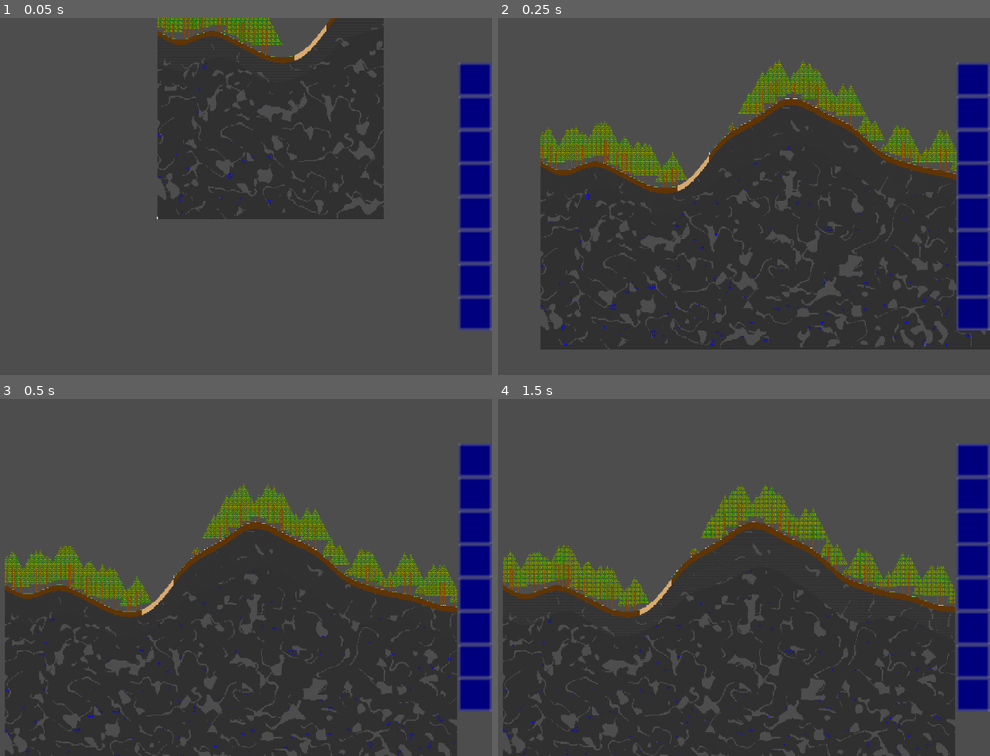
Above: before the commit, frames 1-4 (two rows, left to right).
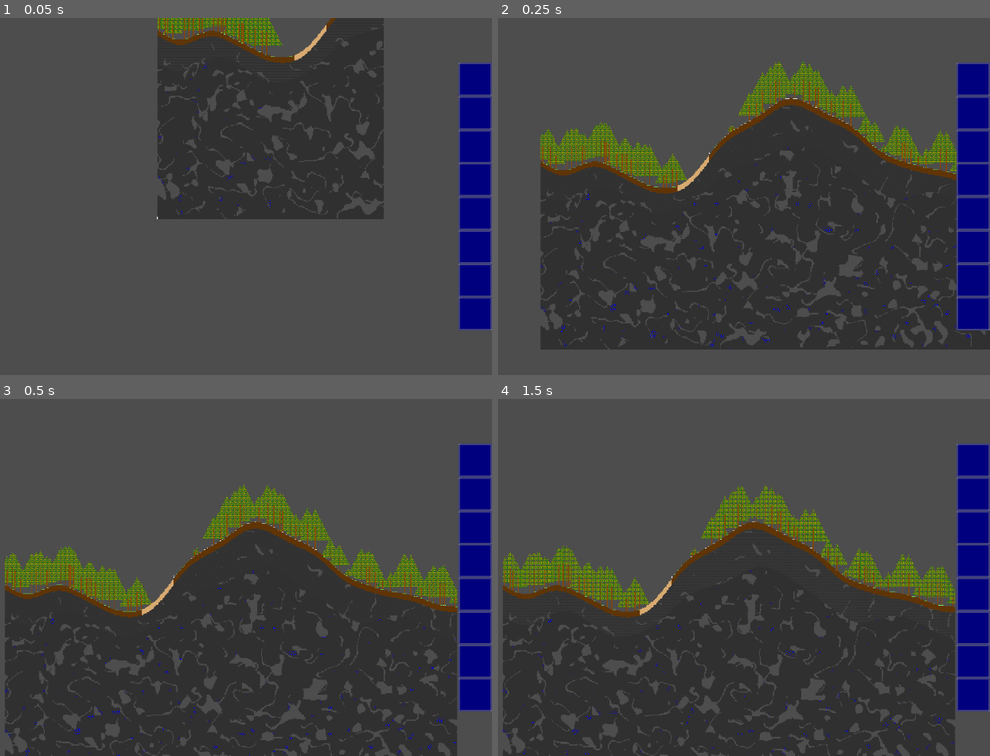
Above: after the commit, the same moments.

Repository: TwigGlenn4/BlockForge
Game: Godot game, scene res://scenes/GameScene/game_scene.tscn
Two runs of this game, one before a commit and one after it. Both use one fixed random seed, a clock stepped at 60 frames per second and the inputs below.
Inputs (mouse positions are in pixels of both pictures, inside the frame that each line leads up to):
- Up to frame 1 (0.05 s): no input
- Up to frame 2 (0.25 s): no input
- Up to frame 3 (0.5 s): no input
- Up to frame 4 (1.5 s): click (975, 459) at 0.52 s; click (975, 459) at 1.27 s

The runs differ from the first frame. In frame 1, 0.5% of the frame differs, in the area x 32-100%, y 0-88%; in frame 2, 1.1%, in the area x 8-100%, y 11-93%; in frame 3, 1.1%; in frame 4, 1.0%.

Commit message:
Hotbar updates contents, occludes world interaction, off-by-one tilemap still broken

Diff:
--- /dev/null
+++ b/assets/textures/main_tileset.tres
@@ -0,0 +1,36 @@
+[gd_resource type="TileSet" format=3 uid="uid://dpfjjvmnau73i"]
+
+[ext_resource type="Texture2D" uid="uid://5a1e7ix4mi3b" path="res://assets/textures/atlas/undefined.png" id="1_bijky"]
+[ext_resource type="Texture2D" uid="uid://bcwqxm7o0po3x" path="res://assets/textures/atlas/terrain.png" id="2_8dvfc"]
+[ext_resource type="Texture2D" uid="uid://bwk8f7aw78c6v" path="res://assets/textures/atlas/portal.png" id="3_lrm22"]
+
+[sub_resource type="TileSetAtlasSource" id="TileSetAtlasSource_iv25o"]
+texture = ExtResource("1_bijky")
+0:0/0 = 0
+
+[sub_resource type="TileSetAtlasSource" id="TileSetAtlasSource_t2i5t"]
+texture = ExtResource("2_8dvfc")
+1:0/0 = 0
+2:0/0 = 0
+3:0/0 = 0
+4:0/0 = 0
+0:0/0 = 0
+6:0/0 = 0
+5:0/0 = 0
+7:0/0 = 0
+8:0/0 = 0
+9:0/0 = 0
+10:0/0 = 0
+
+[sub_resource type="TileSetAtlasSource" id="TileSetAtlasSource_omqh2"]
+texture = ExtResource("3_lrm22")
+0:0/0 = 0
+1:0/0 = 0
+0:1/0 = 0
+1:1/0 = 0
+
+[resource]
+terrain_set_0/mode = 0
+sources/2 = SubResource("TileSetAtlasSource_omqh2")
+sources/1 = SubResource("TileSetAtlasSource_t2i5t")
+sources/0 = SubResource("TileSetAtlasSource_iv25o")
--- a/classes/data_driven/data_texture.gd
+++ b/classes/data_driven/data_texture.gd
@@ -1,13 +1,26 @@
 class_name DataTexture
 
-static var UNDEFINED = DataTexture.new("undefined")
+static var UNDEFINED := DataTexture.new("undefined")
+static var tile_set: TileSet = null
 
-var name:String
-var atlas:int = 0
-var pos:Vector2i = Vector2i(0, 0)
+var name: String
+var atlas: int
+var pos: Vector2i
 
 func _init( texture_name:String, sprite_atlas:int = 0, sprite_pos:Vector2i = Vector2i(0,0) ):
 	name = texture_name
 	atlas = sprite_atlas
 	pos = sprite_pos
 	return
+
+func get_texture() -> Texture2D:
+	# loat tileset only once
+	if tile_set == null:
+		print("[DataTexture] loading tile set")
+		tile_set = load("uid://dpfjjvmnau73i") # res://assets/textures/main_tileset.tres
+
+	var tile_set_source := tile_set.get_source(atlas) as TileSetAtlasSource
+	var texture_region := tile_set_source.get_tile_texture_region(pos)
+	var tile_image := tile_set_source.texture.get_image().get_region(texture_region)
+
+	return ImageTexture.create_from_image(tile_image)
--- a/classes/interacter.gd
+++ b/classes/interacter.gd
@@ -7,6 +7,10 @@
 @onready var world = get_node("/root/GameScene/World")
 @onready var selected_character = get_node("/root/GameScene/World/Character")
 
+@export var world_interactor: Control
+
+signal selected_character_changed(new_char: Character)
+
 var generating_chunks_enabled = false
 
 # move camera to position
@@ -15,6 +19,8 @@
 
 # Called when the node enters the scene tree for the first time.
 func _ready():
+	# select the first character
+	selected_character_changed.emit(selected_character)
 	pass # Replace with function body.
 
 
@@ -136,6 +142,56 @@
 	_input_character_inventory(event)
 	_input_click_pos_test(event)
 
+
+func _input_camera_movement(event: InputEvent) -> void:
+	var new_zoom: Vector2 = zoom
+	if event.is_action_pressed("camera_zoom_in"):
+		new_zoom += Vector2(ZOOM_SPEED, ZOOM_SPEED)
+	if event.is_action_pressed("camera_zoom_out"):
+		new_zoom += Vector2(-ZOOM_SPEED, -ZOOM_SPEED)
+
+	zoom = new_zoom.clamp(Vector2(0.02, 0.02), Vector2(3,3))
+	scale = Vector2(1 / zoom.x, 1 / zoom.y)
+
+	if event.is_action_pressed("print_pointer_location"):
+		print("Mouse is at: ", get_global_mouse_position()/16)
+
+	if Input.is_action_pressed("look_at_portal"): # centers camera on bottom block of portal anim
+		_move_to_block(world.world_portal_pos)
+	if Input.is_action_pressed("look_at_character"):
+		# print("moving to character")selected_character.current_pos
+		_move_to_block(selected_character.current_pos)
+
+func _input_character_inventory(event: InputEvent) -> void:
+	# open inventory
+	if event.is_action_pressed("inventory_open"):
+		# print("[interactor.gd] open inventory")
+		print(selected_character.inventory)
+
+
+func _input_block_interact(block_pos: Vector2i) -> bool:
+	var tile: DataTile = world.get_tile_v(block_pos)
+	if tile != DataTile.UNDEFINED:
+		var job: DataJob = DataJob.new(block_pos, DataJob.TYPE.BREAK)
+		selected_character.add_job(job)
+		return true
+	return false
+
+func _input_click_pos_test(_event: InputEvent) -> void:
+	if Input.is_action_just_pressed("click_right"):
+		var click_pos:Vector2 = get_global_mouse_position()
+		var block_pos:Vector2i = Helpers.pos_pixel_to_block(click_pos)
+		world.place_tile_v(block_pos, DataTile.UNDEFINED)
+		print("[Interactor._input_click_pos_test()] clicked at ", block_pos)
+
+
+
+func _move_to_block(block_pos:Vector2i):
+	lerp_target = Helpers.pos_block_to_pixel(block_pos)
+	lerp_timer = 0
+
+
+func _on_world_interactor_click(_event: InputEvent) -> void:
 	if Input.is_action_just_pressed("click"):
 		var click_pos:Vector2 = get_global_mouse_position()
 
@@ -165,51 +221,3 @@
 				surface_path (selected_character, start, end)
 			print("path finished")
 			# ===== END PATHFIND GENERAL
-
-
-
-func _input_camera_movement(event: InputEvent) -> void:
-	var new_zoom: Vector2 = zoom
-	if event.is_action_pressed("camera_zoom_in"):
-		new_zoom += Vector2(ZOOM_SPEED, ZOOM_SPEED)
-	if event.is_action_pressed("camera_zoom_out"):
-		new_zoom += Vector2(-ZOOM_SPEED, -ZOOM_SPEED)
-
-	zoom = new_zoom.clamp(Vector2(0.02, 0.02), Vector2(3,3))
-	scale = Vector2(1 / zoom.x, 1 / zoom.y)
-
-	if event.is_action_pressed("print_pointer_location"):
-		print("Mouse is at: ", get_global_mouse_position()/16)
-
-	if Input.is_action_pressed("look_at_portal"): # centers camera on bottom block of portal anim
-		_move_to_block(world.world_portal_pos)
-	if Input.is_action_pressed("look_at_character"):
-		# print("moving to character")selected_character.current_pos
-		_move_to_block(selected_character.current_pos)
-
-func _input_character_inventory(event: InputEvent) -> void:
-	# open inventory
-	if event.is_action_pressed("inventory_open"):
-		# print("[interactor.gd] open inventory")
-		selected_character.open_inventory()
-
-func _input_block_interact(block_pos: Vector2i) -> bool:
-	var tile: DataTile = world.get_tile_v(block_pos)
-	if tile != DataTile.UNDEFINED:
-		var job: DataJob = DataJob.new(block_pos, DataJob.TYPE.BREAK)
-		selected_character.add_job(job)
-		return true
-	return false
-
-func _input_click_pos_test(_event: InputEvent) -> void:
-	if Input.is_action_just_pressed("click_right"):
-		var click_pos:Vector2 = get_global_mouse_position()
-		var block_pos:Vector2i = Helpers.pos_pixel_to_block(click_pos)
-		world.place_tile_v(block_pos, DataTile.UNDEFINED)
-		print("[Interactor._input_click_pos_test()] clicked at ", block_pos)
-
-
-
-func _move_to_block(block_pos:Vector2i):
-	lerp_target = Helpers.pos_block_to_pixel(block_pos)
-	lerp_timer = 0
--- a/classes/inventory.gd
+++ b/classes/inventory.gd
@@ -1,10 +1,12 @@
 class_name Inventory
 
 var contents: Array[ItemStack]
+var _contents_changed: bool
 
 
 func _init(num_slots:int = 25) -> void:
 	contents.resize(num_slots)
+	_contents_changed = false
 
 
 func has(item_name:String, count:int = 1) -> int:
@@ -20,6 +22,7 @@
 
 # currently assuming items will be referred to with strings, likely to change.
 func add_items( item_name:String, count:int = 1) -> int:
+	_contents_changed = true
 	print("[Inventory.add_items(%s, %d)]" % [item_name, count])
 	for stack:ItemStack in contents: # for every stack in contents
 		if stack != null and stack.item_name == item_name:    # if the item name matches, increment num_found by the number of items in the stack
@@ -45,6 +48,7 @@
 
 
 func remove_items( item_name:String, count:int = 1) -> int:
+	_contents_changed = true
 	for stack:ItemStack in contents: # for every stack in contents
 		if stack.item_name == item_name:    # if the item name matches, increment num_found by the number of items in the stack
 
@@ -76,3 +80,12 @@
 	output_string = "Inventory(" + str(num_stacks) + "/" + str(contents.size()) + " slots): " + output_string
 
 	return output_string
+
+
+## Check if inventory contents have changed since last check
+func contents_changed_check() -> bool:
+	if _contents_changed:
+		_contents_changed = false
+		return true
+
+	return false
--- a/classes/item_stack.gd
+++ b/classes/item_stack.gd
@@ -63,3 +63,13 @@
 
 func _to_string() -> String:
 	return str(item_name, " ", count)
+
+## Returns a DataItem representing the first available item, or DataItem.UNDEFINED
+func get_item() -> DataItem:
+	if count <= 0:
+		return DataItem.UNDEFINED
+
+	if tracked:
+		return item_list[0]
+
+	return DataItem.all_items[item_name]
--- a/classes/world.gd
+++ b/classes/world.gd
@@ -86,7 +86,7 @@
 	var lx = x % Chunk.WIDTH # local x
 
 	var pos = Vector2i(lx, y)
-	var pos_tile = Vector2i(chunk.cx*Chunk.WIDTH + lx, -1-y)
+	var pos_tile = Vector2i(chunk.cx*Chunk.WIDTH + lx, -y)
 
 	chunk.grid[pos] = tile
 	# tilemap.set_cell(pos_tile, tile.atlas, tile.pos )
@@ -112,7 +112,7 @@
 # place_tile_chunk(): Place a tile based on chunk coordinates. Should be slightly more performant than place_tile where chunk is already known.
 func place_tile_chunk(chunk, x, y, tile):
 	var pos = Vector2i(x, y)
-	var pos_tile = Vector2i(chunk.cx*Chunk.WIDTH + x, -1-y)
+	var pos_tile = Vector2i(chunk.cx*Chunk.WIDTH + x, -y)
 	chunk.grid[pos] = tile
 	# tilemap.set_cell(pos_tile, tile.atlas, tile.sprite )
 	tilemap.set_cell(pos_tile, tile.texture.atlas, tile.texture.pos )
--- a/project.godot
+++ b/project.godot
@@ -108,5 +108,6 @@
 
 [rendering]
 
+textures/canvas_textures/default_texture_filter=0
 renderer/rendering_method="gl_compatibility"
 renderer/rendering_method.mobile="gl_compatibility"
--- /dev/null
+++ b/scenes/GameScene/HotbarSlot/HotbarSlot.tscn
@@ -0,0 +1,58 @@
+[gd_scene format=3 uid="uid://cvwqvrjf6tdsd"]
+
+[ext_resource type="Script" uid="uid://bljh8oyaq86bn" path="res://scenes/GameScene/hotbar_slot.gd" id="1_y0ys2"]
+[ext_resource type="Texture2D" uid="uid://cstlb00ps7s4q" path="res://assets/textures/atlas/inventory_slot.png" id="2_kumi0"]
+
+[sub_resource type="LabelSettings" id="LabelSettings_y0ys2"]
+line_spacing = 0.0
+outline_size = 4
+outline_color = Color(0, 0, 0, 1)
+
+[node name="HotbarSlot" type="Control" unique_id=1975555273 node_paths=PackedStringArray("button_bg", "item_icon", "item_count_label")]
+layout_mode = 3
+anchors_preset = 15
+anchor_right = 1.0
+anchor_bottom = 1.0
+offset_right = -1112.0
+offset_bottom = -608.0
+grow_horizontal = 2
+grow_vertical = 2
+script = ExtResource("1_y0ys2")
+button_bg = NodePath("ButtonBG")
+item_icon = NodePath("ItemIcon")
+item_count_label = NodePath("ItemCountLabel")
+
+[node name="ButtonBG" type="TextureButton" parent="." unique_id=590925680]
+layout_mode = 1
+anchors_preset = 15
+anchor_right = 1.0
+anchor_bottom = 1.0
+grow_horizontal = 2
+grow_vertical = 2
+action_mode = 0
+texture_normal = ExtResource("2_kumi0")
+stretch_mode = 0
+
+[node name="ItemIcon" type="TextureRect" parent="." unique_id=898182870]
+layout_mode = 1
+anchors_preset = -1
+anchor_left = 0.05
+anchor_top = 0.05
+anchor_right = 0.95
+anchor_bottom = 0.95
+grow_horizontal = 2
+grow_vertical = 2
+mouse_filter = 2
+
+[node name="ItemCountLabel" type="Label" parent="." unique_id=731650170]
+layout_mode = 1
+anchors_preset = 15
+anchor_right = 1.0
+anchor_bottom = 1.0
+grow_horizontal = 2
+grow_vertical = 2
+text = "0"
+label_settings = SubResource("LabelSettings_y0ys2")
+horizontal_alignment = 2
+
+[connection signal="pressed" from="ButtonBG" to="." method="_on_button_bg_pressed"]
--- a/scenes/GameScene/game_scene.tscn
+++ b/scenes/GameScene/game_scene.tscn
@@ -1,9 +1,7 @@
 [gd_scene format=3 uid="uid://bkuecm30s0en7"]
 
 [ext_resource type="Script" uid="uid://d2oedqu2fq7x2" path="res://classes/world.gd" id="1_7un8v"]
-[ext_resource type="Texture2D" uid="uid://bcwqxm7o0po3x" path="res://assets/textures/atlas/terrain.png" id="1_r7ng2"]
-[ext_resource type="Texture2D" uid="uid://bwk8f7aw78c6v" path="res://assets/textures/atlas/portal.png" id="2_0q8pn"]
-[ext_resource type="Texture2D" uid="uid://5a1e7ix4mi3b" path="res://assets/textures/atlas/undefined.png" id="2_66lj5"]
+[ext_resource type="TileSet" uid="uid://dpfjjvmnau73i" path="res://assets/textures/main_tileset.tres" id="2_6vc3a"]
 [ext_resource type="Script" uid="uid://kh2fdue00hth" path="res://classes/interacter.gd" id="4_ws153"]
 [ext_resource type="Script" uid="uid://w6yr38jum6jq" path="res://scenes/GameScene/GeneratorProgress.gd" id="5_4gwsg"]
 [ext_resource type="Script" uid="uid://bvnvk8t0nu8bf" path="res://classes/worldgen_v2.gd" id="6_s71n1"]
@@ -11,37 +9,6 @@
 [ext_resource type="Script" uid="uid://buq3rnhdmjljb" path="res://classes/character.gd" id="8_dcpno"]
 [ext_resource type="Texture2D" uid="uid://c145e8oi1b1dq" path="res://assets/textures/entity/character.png" id="8_rfaf3"]
 [ext_resource type="Script" uid="uid://djij37f0hbxgv" path="res://scenes/GameScene/inventory_ui.gd" id="8_rvax8"]
-
-[sub_resource type="TileSetAtlasSource" id="TileSetAtlasSource_iv25o"]
-texture = ExtResource("2_66lj5")
-0:0/0 = 0
-
-[sub_resource type="TileSetAtlasSource" id="TileSetAtlasSource_t2i5t"]
-texture = ExtResource("1_r7ng2")
-1:0/0 = 0
-2:0/0 = 0
-3:0/0 = 0
-4:0/0 = 0
-0:0/0 = 0
-6:0/0 = 0
-5:0/0 = 0
-7:0/0 = 0
-8:0/0 = 0
-9:0/0 = 0
-10:0/0 = 0
-
-[sub_resource type="TileSetAtlasSource" id="TileSetAtlasSource_omqh2"]
-texture = ExtResource("2_0q8pn")
-0:0/0 = 0
-1:0/0 = 0
-0:1/0 = 0
-1:1/0 = 0
-
-[sub_resource type="TileSet" id="TileSet_hv4oi"]
-terrain_set_0/mode = 0
-sources/2 = SubResource("TileSetAtlasSource_omqh2")
-sources/1 = SubResource("TileSetAtlasSource_t2i5t")
-sources/0 = SubResource("TileSetAtlasSource_iv25o")
 
 [node name="GameScene" type="Node2D" unique_id=115789075]
 
@@ -51,16 +18,26 @@
 [node name="Foreground" type="TileMapLayer" parent="World" unique_id=1165209314]
 texture_filter = 1
 use_parent_material = true
-tile_set = SubResource("TileSet_hv4oi")
+tile_set = ExtResource("2_6vc3a")
 
-[node name="Camera2D" type="Camera2D" parent="World" unique_id=1617757319]
+[node name="MainCamera" type="Camera2D" parent="World" unique_id=1617757319 node_paths=PackedStringArray("world_interactor")]
 scale = Vector2(0.5, 0.5)
 zoom = Vector2(0.1, 0.1)
 script = ExtResource("4_ws153")
+world_interactor = NodePath("MainUI/WorldInteractor")
 
-[node name="MainUI" type="CanvasLayer" parent="World/Camera2D" unique_id=1213662016]
+[node name="MainUI" type="CanvasLayer" parent="World/MainCamera" unique_id=1213662016]
+layer = 5
 
-[node name="Control" type="Control" parent="World/Camera2D/MainUI" unique_id=892014576]
+[node name="WorldInteractor" type="Control" parent="World/MainCamera/MainUI" unique_id=1488520241]
+layout_mode = 3
+anchors_preset = 15
+anchor_right = 1.0
+anchor_bottom = 1.0
+grow_horizontal = 2
+grow_vertical = 2
+
+[node name="Control" type="Control" parent="World/MainCamera/MainUI" unique_id=892014576]
 visible = false
 layout_mode = 3
 anchors_preset = 0
@@ -69,7 +46,7 @@
 offset_right = 864.0
 offset_bottom = 486.0
 
-[node name="GeneratorProgress" type="ProgressBar" parent="World/Camera2D/MainUI/Control" unique_id=670256938]
+[node name="GeneratorProgress" type="ProgressBar" parent="World/MainCamera/MainUI/Control" unique_id=670256938]
 layout_mode = 1
 anchors_preset = 15
 anchor_right = 1.0
@@ -82,7 +59,7 @@
 grow_vertical = 2
 script = ExtResource("5_4gwsg")
 
-[node name="InventoryUI" type="Control" parent="World/Camera2D/MainUI" unique_id=872751118]
+[node name="InventoryUI" type="Control" parent="World/MainCamera/MainUI" unique_id=872751118]
 layout_mode = 3
 anchor_left = 0.926
 anchor_right = 1.0
@@ -107,7 +84,9 @@
 texture = ExtResource("8_rfaf3")
 offset = Vector2(0, -8)
 
+[connection signal="selected_character_changed" from="World/MainCamera" to="World/MainCamera/MainUI/InventoryUI" method="_on_selected_character_changed"]
+[connection signal="gui_input" from="World/MainCamera/MainUI/WorldInteractor" to="World/MainCamera" method="_on_world_interactor_click"]
 [connection signal="character_to_portal" from="World/WorldGen" to="World/Character" method="_teleport_to"]
 [connection signal="gentimer_start" from="World/WorldGen" to="World/WorldGen/WorldGenTimer" method="_timer_start"]
 [connection signal="gentimer_stop" from="World/WorldGen" to="World/WorldGen/WorldGenTimer" method="_timer_stop"]
-[connection signal="move_camera" from="World/WorldGen" to="World/Camera2D" method="_move_to_block"]
+[connection signal="move_camera" from="World/WorldGen" to="World/MainCamera" method="_move_to_block"]
--- /dev/null
+++ b/scenes/GameScene/hotbar_slot.gd
@@ -0,0 +1,35 @@
+class_name HotbarSlot
+extends Control
+
+@export var button_bg: TextureButton
+@export var item_icon: TextureRect
+@export var item_count_label: Label
+
+var slot_num: int
+
+func setup(num: int) -> void:
+	slot_num = num
+	name = name + str(num)
+
+	# ensure icon and count are blanked
+	item_icon.visible = false
+	item_icon.texture = Texture2D.new()
+	item_count_label.text = ""
+
+	# set keybind
+
+
+func set_stack(stack: ItemStack) -> void:
+	if stack == null or stack.item_name == "":
+		item_icon.visible = false
+		item_icon.texture = Texture2D.new()
+		item_count_label.text = ""
+		return
+
+	item_icon.texture = stack.get_item().texture.get_texture()
+	item_icon.visible = true
+	item_count_label.text = str(stack.count)
+
+
+func _on_button_bg_pressed() -> void:
+	print("[HotbarSlot] slot ", slot_num, " clicked.")
--- a/scenes/GameScene/inventory_ui.gd
+++ b/scenes/GameScene/inventory_ui.gd
@@ -1,26 +1,27 @@
 extends Control
 
 const HOTBAR_SLOTS: int = 8
+static var SLOT_TEXTURE = load("res://assets/textures/atlas/inventory_slot.png")
 
-var SLOT_TEXTURE = load("res://assets/textures/atlas/inventory_slot.png")
+static var HOTBAR_SLOT_SCENE = preload("res://scenes/GameScene/HotbarSlot/HotbarSlot.tscn")
 
-var hotbar: Array[TextureButton]
+var hotbar: Array[HotbarSlot]
+var selected_character: Character
 
 func _ready() -> void:
 	get_tree().get_root().size_changed.connect(_window_resized)
 
-
 	hotbar.resize(HOTBAR_SLOTS)
 	for i: int in HOTBAR_SLOTS:
-		var slot: TextureButton = TextureButton.new()
-		slot.name = "HotbarSlot"+str(i)
-		slot.texture_normal = SLOT_TEXTURE
-		slot.stretch_mode = TextureButton.STRETCH_SCALE
-		slot.set_anchors_preset(Control.LayoutPreset.PRESET_CENTER_RIGHT)
-		self.add_child(slot)
-		hotbar[i] = slot
+		hotbar[i] = _build_hotbar_slot(i)
+		self.add_child(hotbar[i])
 
 	_window_resized()
+
+
+func _process(_delta: float) -> void:
+	if selected_character.inventory.contents_changed_check():
+		_update_inventory_contents()
 
 
 func _window_resized() -> void:
@@ -41,19 +42,24 @@
 	anchor_top = (1.0 - height_percent) / 2.0
 	anchor_bottom = 1.0 - ((1.0 - height_percent) / 2.0)
 
-	# position.x = viewport_size.x - target_size.x
-
 	for i: int in hotbar.size():
 		var slot = hotbar[i]
 		slot.position = Vector2(0, i * target_size.x)
 		slot.size = Vector2(target_size.x, target_size.x)
+	# print("[InventoryUI_manual] resized to ", size, " at ", position, " viewport size ", viewport_size)
+
+func _on_selected_character_changed(new_char: Character) -> void:
+	# store the character reference to show it's inventory
+	selected_character = new_char
+
+func _update_inventory_contents() -> void:
+	print("[InventoryUI] updating hotbar contents")
+	var inv := selected_character.inventory
+	for i:int in hotbar.size():
+		hotbar[i].set_stack(inv.contents[i])
 
 
-
-
-	# size = target_size
-	# offset_bottom = 0
-	# offset_top = 0
-	# offset_left = 0
-	# offset_right = 0
-	print("[InventoryUI_manual] resized to ", size, " at ", position, " viewport size ", viewport_size)
+func _build_hotbar_slot(num: int) -> Control:
+	var slot: Control = HOTBAR_SLOT_SCENE.instantiate()
+	slot.setup(num)
+	return slot
--- a/scenes/GameScene/inventory_ui_manual.gd
+++ /dev/null
@@ -1,51 +0,0 @@
-extends Control
-
-const HOTBAR_SLOTS: int = 8
-
-var SLOT_TEXTURE = load("res://assets/textures/atlas/inventory_slot.png")
-
-var hotbar: Array[TextureButton]
-
-func _ready() -> void:
-	get_tree().get_root().size_changed.connect(_window_resized)
-
-
-	hotbar.resize(HOTBAR_SLOTS)
-	for i: int in HOTBAR_SLOTS:
-		var slot: TextureButton = TextureButton.new()
-		slot.name = "HotbarSlot"+str(i)
-		slot.texture_normal = SLOT_TEXTURE
-		slot.stretch_mode = TextureButton.STRETCH_SCALE
-		slot.set_anchors_preset(Control.LayoutPreset.PRESET_CENTER_RIGHT)
-		self.add_child(slot)
-		hotbar[i] = slot
-
-	_window_resized()
-
-
-func _window_resized() -> void:
-	var viewport_size: Vector2 = get_viewport().get_visible_rect().size
-
-	var target_size: Vector2 = Vector2.ZERO
-
-	if viewport_size.y < viewport_size.x / 2.0:
-		target_size.y = viewport_size.y
-	else:
-		target_size.y = viewport_size.y * 0.75
-
-
-	target_size.x = target_size.y / float(HOTBAR_SLOTS)
-	anchor_left = 1.0 - (target_size.x/viewport_size.x)
-
-	var height_percent: float = target_size.y / viewport_size.y
-	anchor_top = (1.0 - height_percent) / 2.0
-	anchor_bottom = 1.0 - ((1.0 - height_percent) / 2.0)
-
-	# position.x = viewport_size.x - target_size.x
-
-	for i: int in hotbar.size():
-		var slot = hotbar[i]
-		slot.position = Vector2(0, i * target_size.x)
-		slot.size = Vector2(target_size.x, target_size.x)
-
-	print("[InventoryUI_manual] resized to ", size, " at ", position, " viewport size ", viewport_size)
Not shown, changed: TODO.txt
Binary file changed: assets/textures/atlas/inventory_slot.png
Not shown, added: scenes/GameScene/hotbar_slot.gd.uid
Not shown, removed: scenes/GameScene/inventory_ui_manual.gd.uid
